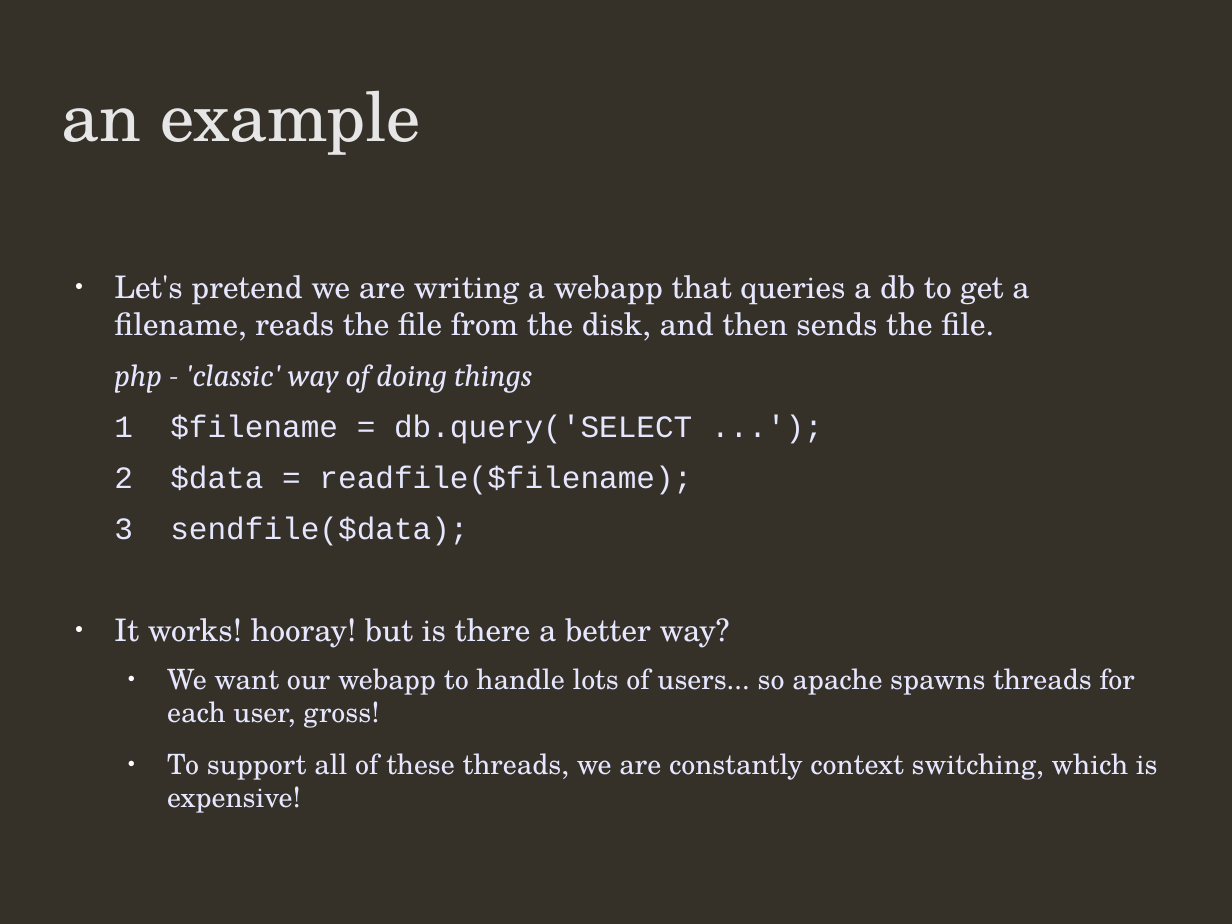
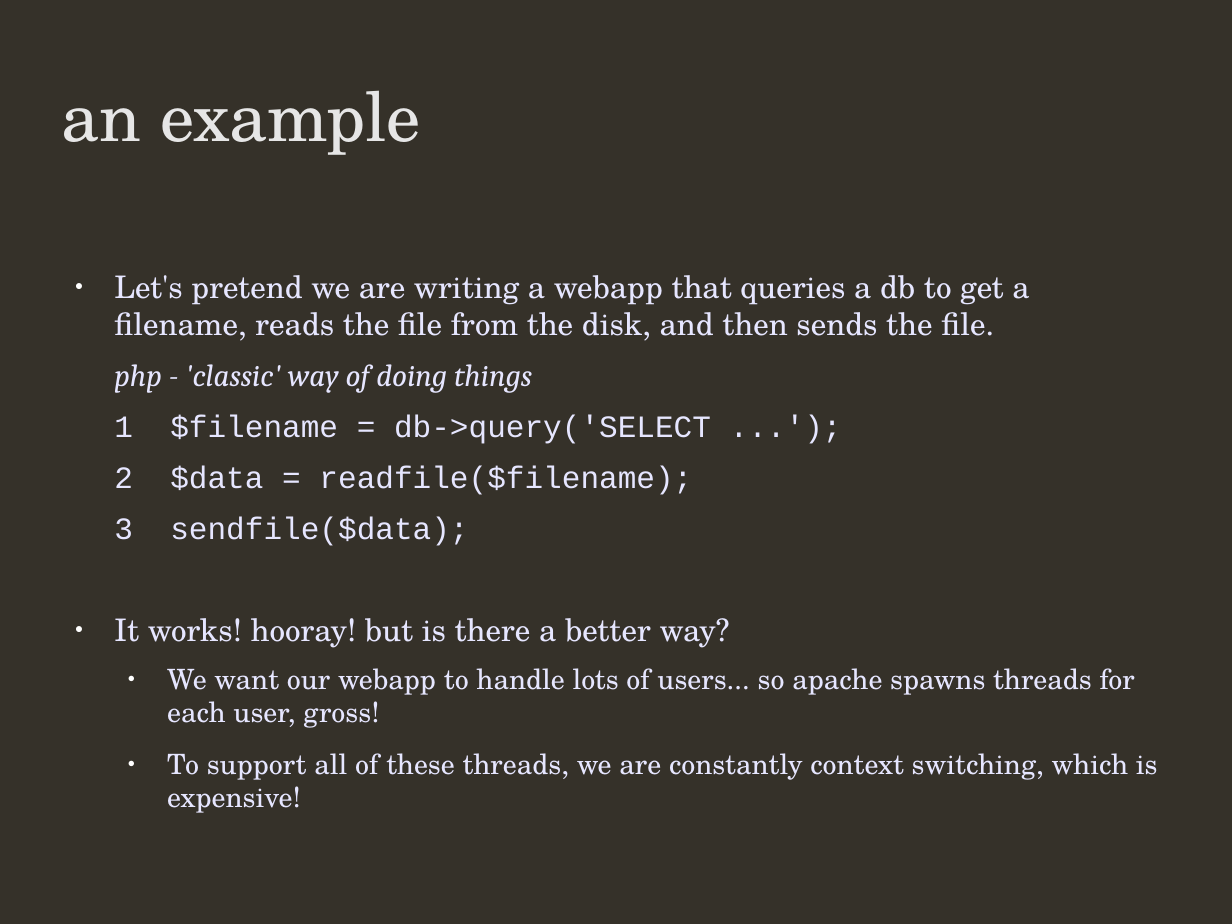
Before and after one commit to addisonj/presentation, a slide deck: slide 3 of presentationShort.odp. Drawn at 1232x924 pixels with LibreOffice and Linux fonts; fonts in the diff are those of the drawing; background and template pictures are left out. Boxes give left, top, right and bottom in pixels: in the first picture for what was removed or moved away, otherwise in the second. Text is boxed around its words. In the diff, an @@ line names an element or a change of style, - is before the commit and + after.

```diff
--- a/presentationShort.odp
+++ b/presentationShort.odp
@@ text at (114, 415, 711, 444): text changed @@
-1 $filename = db.query('SELECT ...');
+1 $filename = db->query('SELECT ...');
```
Also in this commit, not shown: 2 other files.
